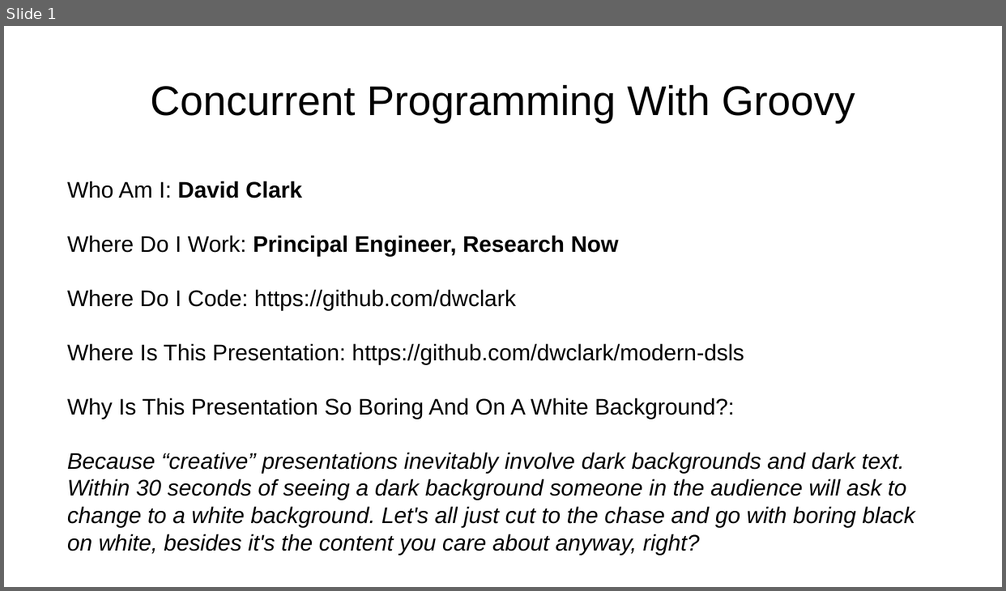
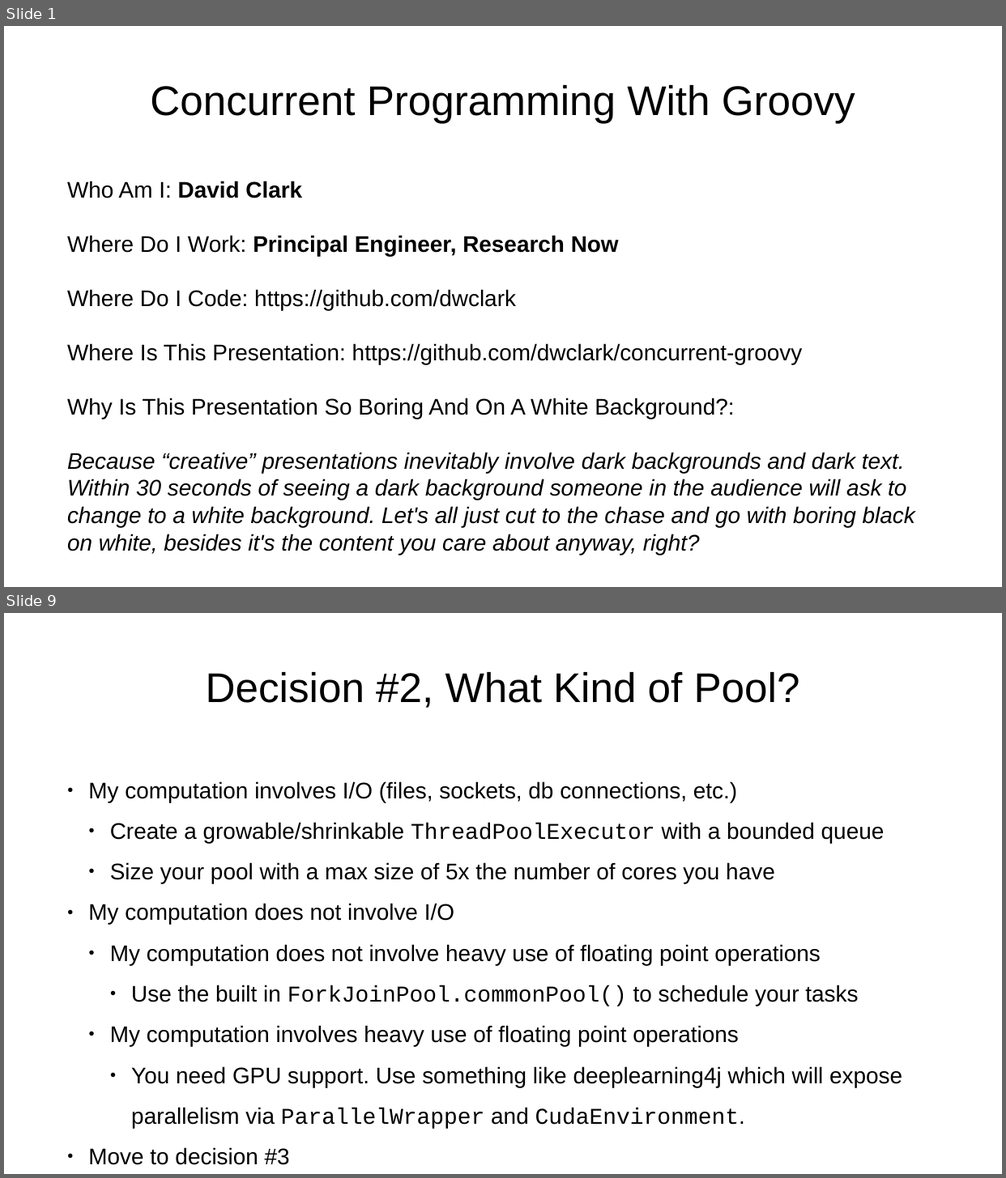
Before and after one commit to dwclark/concurrent-groovy, a slide deck: concurrent-groovy.odp. Shown one above the other, each under a label of ours: slide 1 before the commit, slides 1 and 9 after it; the slides between them are not shown. The pictures are 1006x591 and 1006x1178 pixels, drawn with LibreOffice and Linux fonts; fonts in the diff are those of the drawing. Boxes give left, top, right and bottom in pixels: in the first picture for what was removed or moved away, otherwise in the second. Text is boxed around its words. In the diff, an @@ line names an element or a change of style, - is before the commit and + after.

```diff
--- a/concurrent-groovy.odp
+++ b/concurrent-groovy.odp
@@ slide 9 added at <box>4,613,1002,1174</box>, background #FFFFFF @@
@@ title added at <box>206,672,800,708</box>, 33 pt, text #000000 @@
+Decision #2, What Kind of Pool?
@@ text added at <box>88,781,902,1165</box>, 18 pt, text #000000 @@
+● My computation involves I/O (files, sockets, db connections, etc.)
+  ● Create a growable/shrinkable ThreadPoolExecutor with a bounded queue
+  ● Size your pool with a max size of 5x the number of cores you have
+● My computation does not involve I/O
+  ● My computation does not involve heavy use of floating point operations
+    ● Use the built in ForkJoinPool.commonPool() to schedule your tasks
+  ● My computation involves heavy use of floating point operations
+    ● You need GPU support. Use something like deeplearning4j which will expose parallelism via ParallelWrapper and CudaEnvironment.
+● Move to decision #3
@@ slide 1 changed as well @@
@@ text at <box>67,344,803,365</box>: text changed @@
-Where Is This Presentation: https://github.com/dwclark/modern-dsls
+Where Is This Presentation: https://github.com/dwclark/concurrent-groovy
```
Also in this commit, not shown: 8 other slides added, 3 other files.
